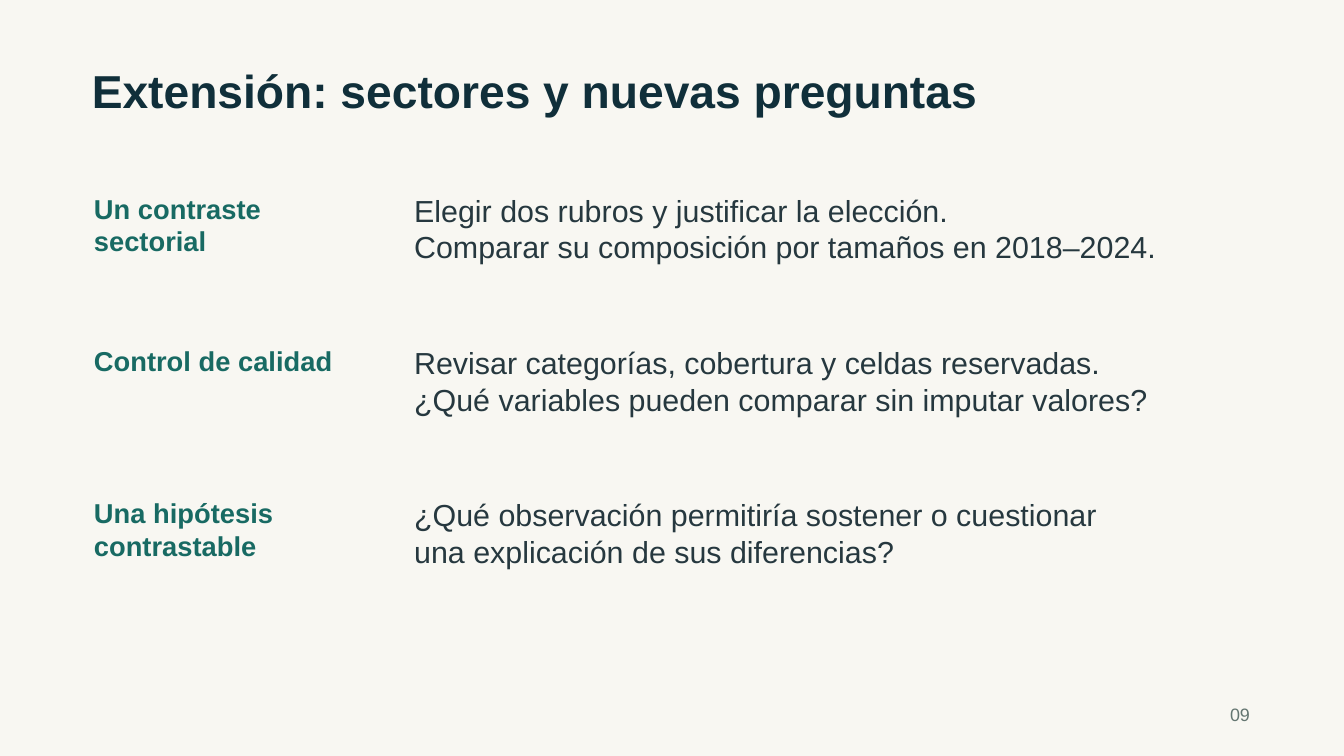
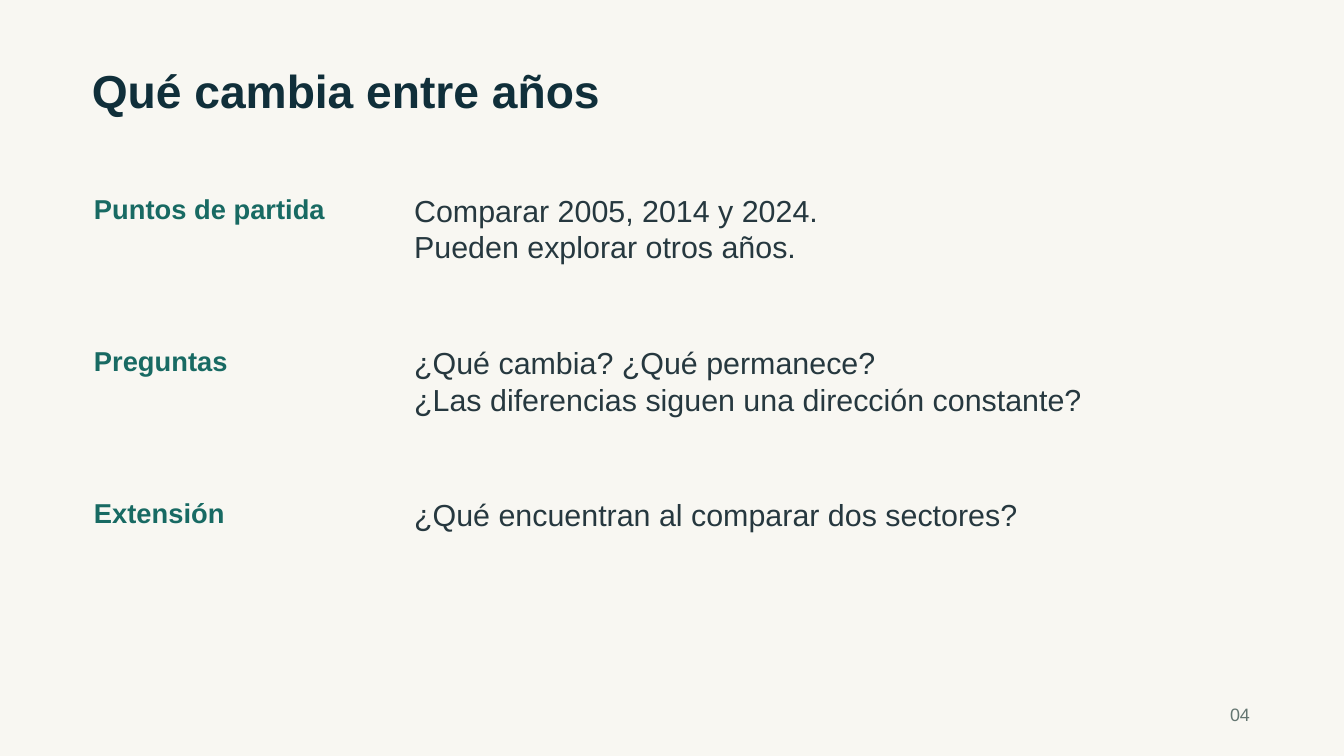
Before and after one commit to nicogarrido/complexity-economics-ai-curso, a slide deck: slide 4 of presentacion/Desafio_01_empresas_chilenas.pptx (slide 9 before the commit). Drawn at 1344x756 pixels with LibreOffice and Linux fonts; fonts in the diff are those of the drawing. Boxes give left, top, right and bottom in pixels: in the first picture for what was removed or moved away, otherwise in the second. Text is boxed around its words. In the diff, an @@ line names an element or a change of style, - is before the commit and + after.

```diff
--- a/presentacion/Desafio_01_empresas_chilenas.pptx
+++ b/presentacion/Desafio_01_empresas_chilenas.pptx
@@ text at box(92, 74, 600, 117): text changed @@
-Extensión: sectores y nuevas preguntas
+Qué cambia entre años
@@ text at box(94, 199, 325, 223): text changed @@
-Un contraste sectorial
+Puntos de partida
@@ text at box(414, 200, 818, 264): text changed @@
-Elegir dos rubros y justificar la elección.
-Comparar su composición por tamaños en 2018–2024.
+Comparar 2005, 2014 y 2024.
+Pueden explorar otros años.
@@ text at box(94, 352, 228, 376): text changed @@
-Control de calidad
+Preguntas
@@ text at box(414, 351, 1082, 417): text changed @@
-Revisar categorías, cobertura y celdas reservadas.
-¿Qué variables pueden comparar sin imputar valores?
+¿Qué cambia? ¿Qué permanece?
+¿Las diferencias siguen una dirección constante?
@@ text at box(94, 503, 225, 524): text changed @@
-Una hipótesis contrastable
+Extensión
@@ text at box(414, 503, 1017, 532): text changed @@
-¿Qué observación permitiría sostener o cuestionar
-una explicación de sus diferencias?
+¿Qué encuentran al comparar dos sectores?
@@ text at box(1230, 708, 1250, 721): text changed @@
-09
+04
```
Also in this commit, not shown: 4 other slides changed, 2 slides added, 7 slides removed, 3 other files.
